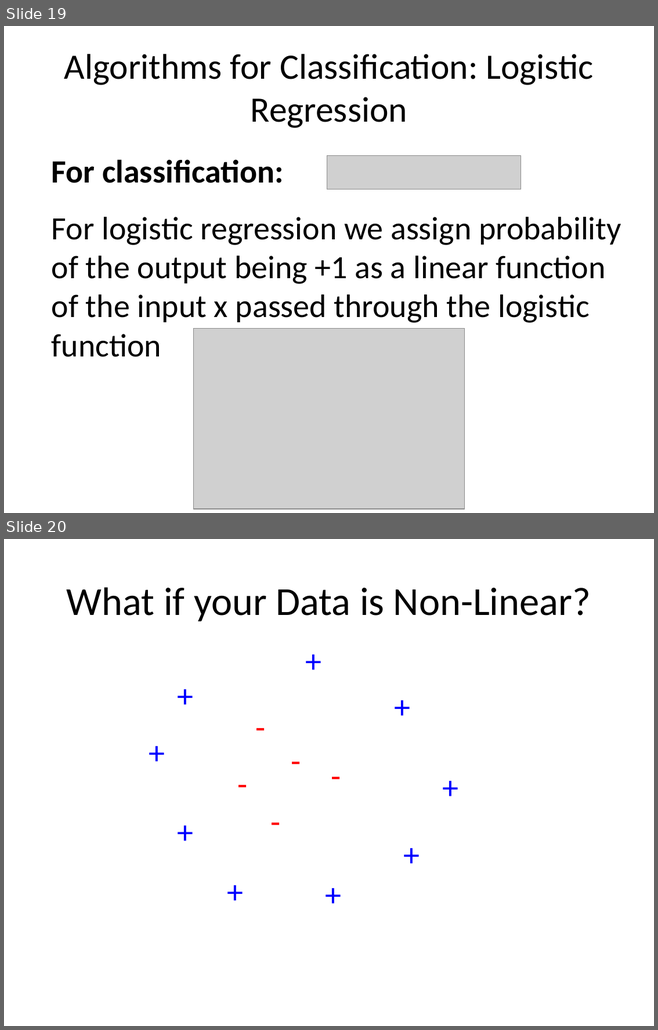
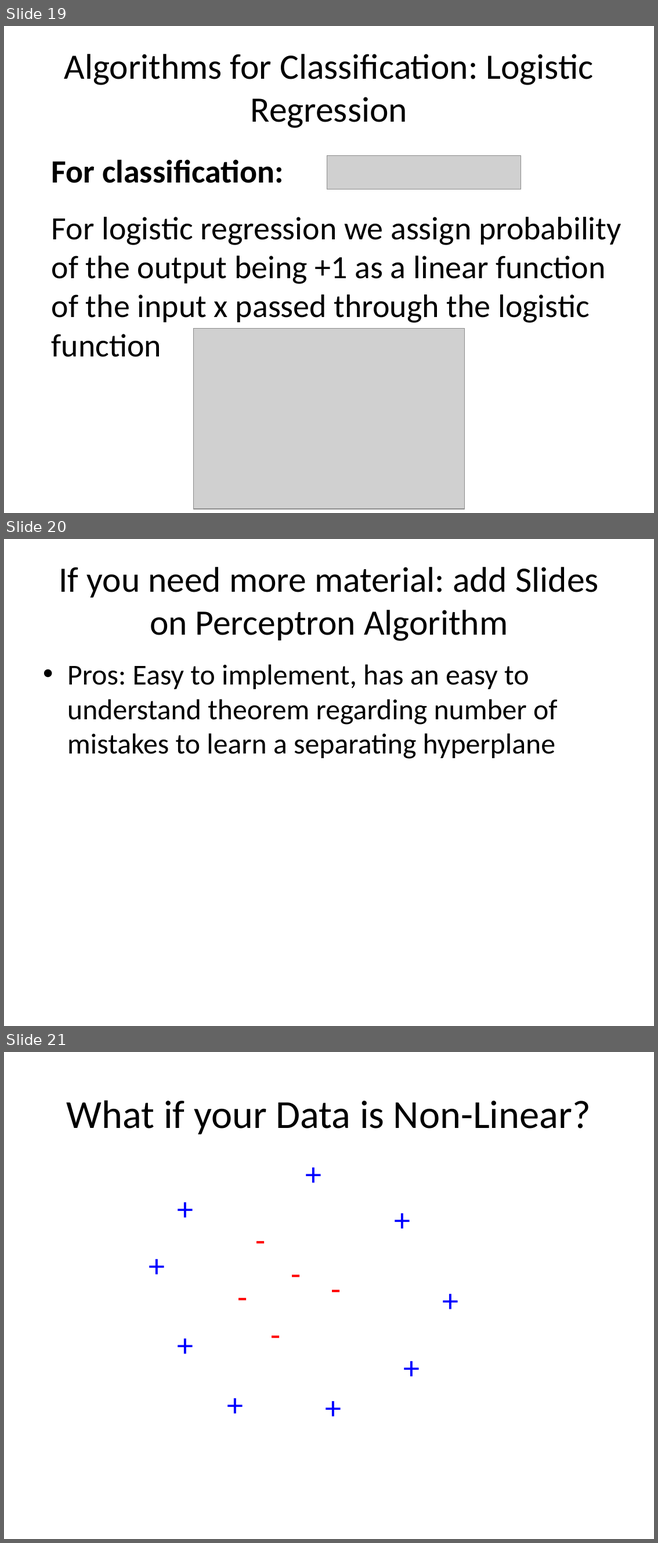
Before and after one commit to paulruvolo/DataScienceMaterials, a slide deck: machine_learning_lecture_1/slides_ml_01.pptx. Shown one above the other, each under a label of ours: slides 19 and 20 before the commit, slides 19, 20 and 21 after it. The pictures are 658x1030 and 658x1543 pixels, drawn with LibreOffice and Linux fonts; fonts in the diff are those of the drawing; grey boxes stand for pictures. Boxes give left, top, right and bottom in pixels: in the first picture for what was removed or moved away, otherwise in the second. Text is boxed around its words. In the diff, an @@ line names an element or a change of style, - is before the commit and + after.

```diff
--- a/machine_learning_lecture_1/slides_ml_01.pptx
+++ b/machine_learning_lecture_1/slides_ml_01.pptx
@@ slide 20 added at [4, 539, 654, 1026], background #FFFFFF @@
@@ title added at [59, 567, 598, 641], 39.6 pt, text #000000 @@
+If you need more material: add Slides on Perceptron Algorithm
@@ text added at [67, 664, 557, 759], 32 pt, text #000000 @@
+• Pros: Easy to implement, has an easy to understand theorem regarding number of mistakes to learn a separating hyperplane
@@ what was slide 20 is now slide 21 @@
```
Also in this commit, not shown: 7 slides changed, 2 other slides added, 1 slide removed.
